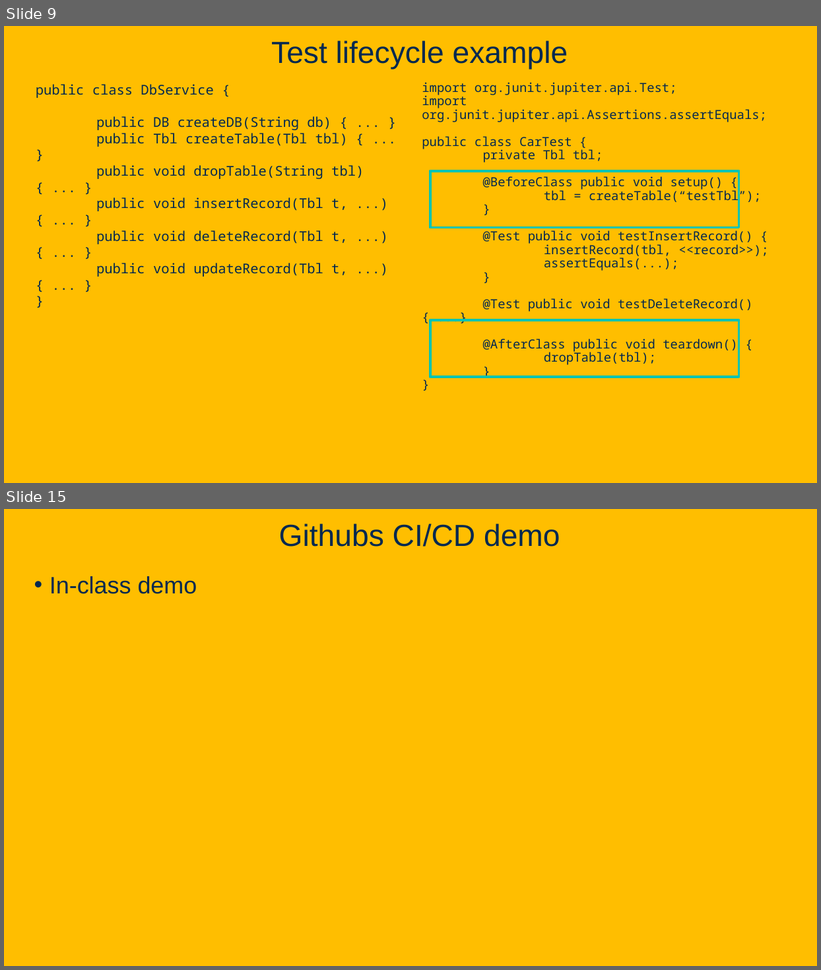
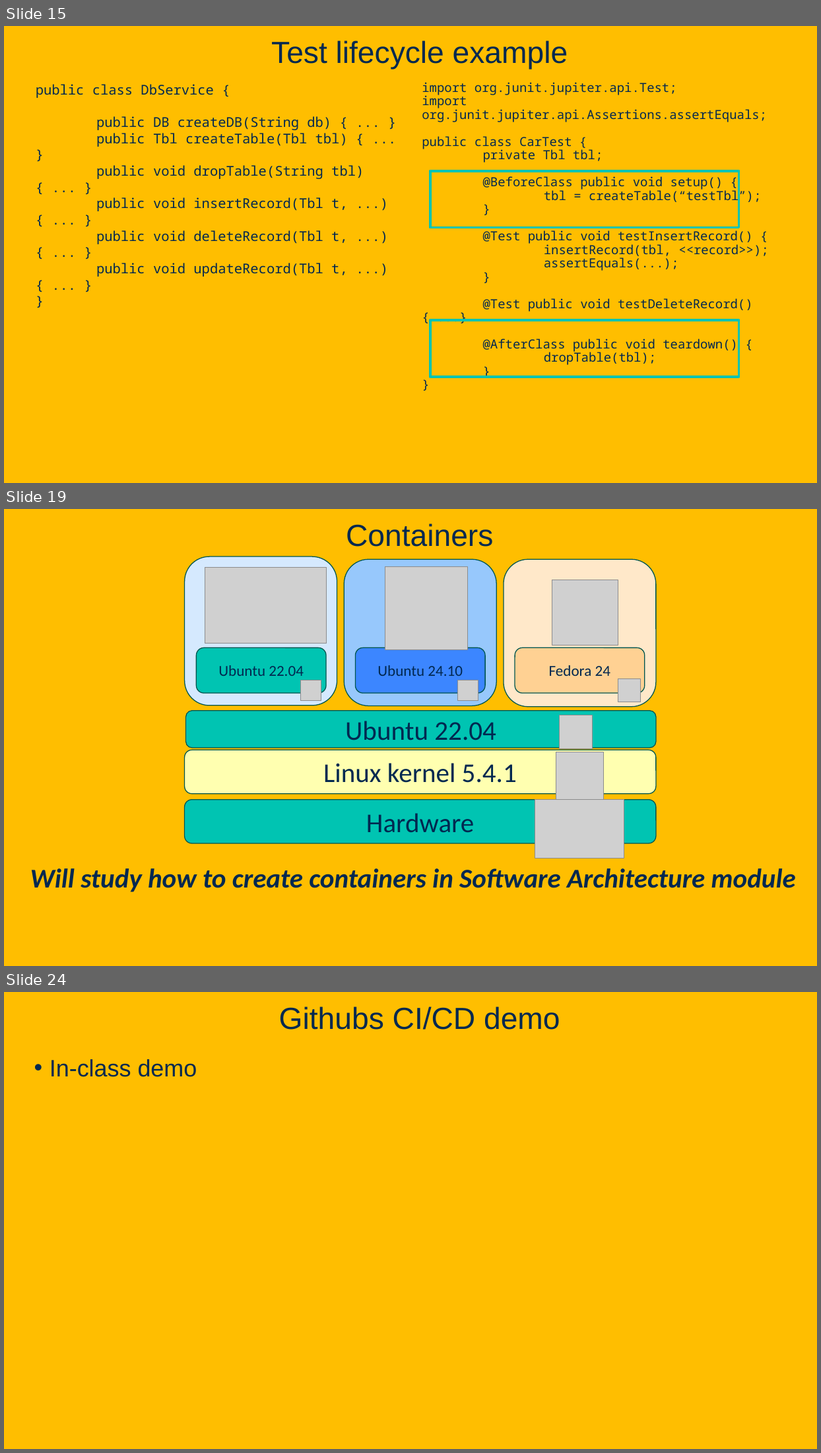
Before and after one commit to davsec-teaching/ECS160-Winter2025, a slide deck: slides/4_unit_testing_mocking_frameworks_CI.pptx. Shown one above the other, each under a label of ours: slides 9 and 15 before the commit, slides 15, 19 and 24 after it; the slides between them are not shown. The pictures are 821x970 and 821x1453 pixels, drawn with LibreOffice and Linux fonts; fonts in the diff are those of the drawing; grey boxes stand for pictures; background and template pictures are left out. Boxes give left, top, right and bottom in pixels: in the first picture for what was removed or moved away, otherwise in the second. Text is boxed around its words. In the diff, an @@ line names an element or a change of style, - is before the commit and + after.

```diff
--- a/slides/4_unit_testing_mocking_frameworks_CI.pptx
+++ b/slides/4_unit_testing_mocking_frameworks_CI.pptx
@@ slide 19 added at bbox=[4, 509, 817, 966], background picture (left out) @@
@@ title added at bbox=[346, 524, 493, 547], 36 pt, text #022850 @@
+Containers
@@ rounded rectangle added at bbox=[185, 557, 337, 706], fill #D5E9FE, outline #00564E 1 pt @@
@@ picture added at bbox=[205, 568, 326, 643] @@
@@ rounded rectangle added at bbox=[345, 560, 497, 706], fill #97C8FC, outline #00564E 1 pt @@
@@ picture added at bbox=[385, 567, 468, 650] @@
@@ rounded rectangle added at bbox=[504, 560, 656, 707], fill #FFE8C9, outline #00564E 1 pt @@
@@ picture added at bbox=[552, 580, 618, 645] @@
@@ rounded rectangle added at bbox=[196, 648, 326, 693], fill #00C4B2, outline #00564E 1 pt, 18 pt, text #022850 @@
+Ubuntu 22.04
@@ rounded rectangle added at bbox=[355, 648, 485, 693], fill #3C86FF, outline #00564E 1 pt, 18 pt, text #022850 @@
+Ubuntu 24.10
@@ rounded rectangle added at bbox=[516, 648, 645, 693], fill #FFD193, outline #00564E 1 pt, 18 pt, text #022850 @@
+Fedora 24
@@ picture added at bbox=[300, 681, 321, 701] @@
@@ picture added at bbox=[458, 681, 479, 701] @@
@@ picture added at bbox=[618, 679, 642, 702] @@
@@ rounded rectangle added at bbox=[186, 711, 656, 748], fill #00C4B2, outline #00564E 1 pt, 32 pt, text #022850 @@
+Ubuntu 22.04
@@ picture added at bbox=[559, 715, 593, 749] @@
@@ rounded rectangle added at bbox=[185, 750, 656, 794], fill #FFFFB0, outline #00564E 1 pt, 32 pt, text #022850 @@
+Linux kernel 5.4.1
@@ picture added at bbox=[556, 752, 604, 799] @@
@@ rounded rectangle added at bbox=[185, 800, 656, 844], fill #00C4B2, outline #00564E 1 pt, 32 pt, text #022850 @@
+Hardware
@@ picture added at bbox=[535, 799, 624, 858] @@
@@ text added at bbox=[30, 869, 796, 892], 32 pt, text #022850, bold, italic @@
+Will study how to create containers in Software Architecture module
@@ what was slide 9 is now slide 15 @@
@@ what was slide 15 is now slide 24 @@
```
Also in this commit, not shown: 5 slides changed, 12 other slides added.
